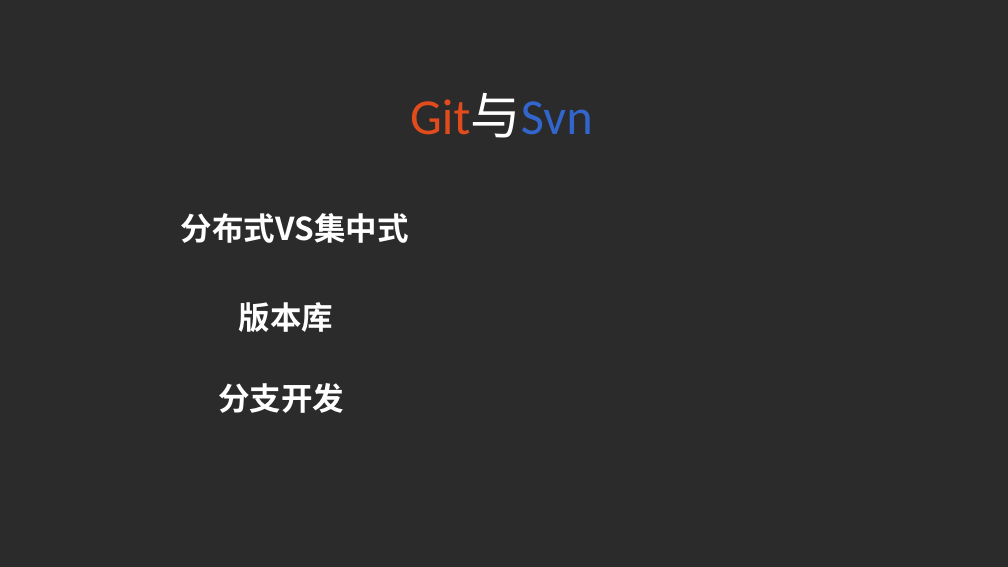
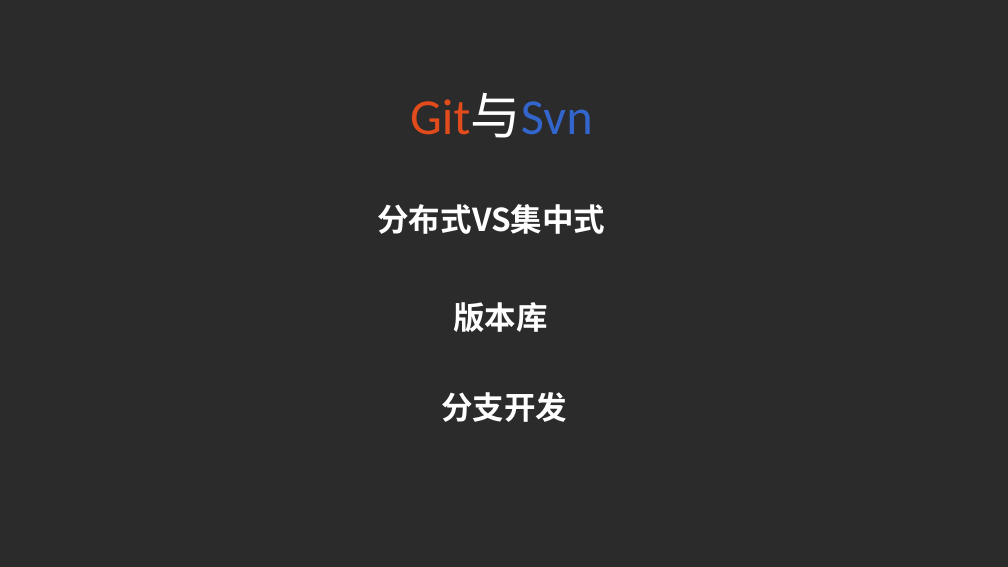
Before and after one commit to liuchangfa/workplace, a slide deck: slide 2 of training/Git/Git.ppt. Drawn at 1008x567 pixels with LibreOffice and Linux fonts; fonts in the diff are those of the drawing; background and template pictures are left out; a plain dark background stands for a picture behind light text. Boxes give left, top, right and bottom in pixels: in the first picture for what was removed or moved away, otherwise in the second. Text is boxed around its words. In the diff, an @@ line names an element or a change of style, - is before the commit and + after.

```diff
--- a/training/Git/Git.ppt
+++ b/training/Git/Git.ppt
@@ text "分布式VS集中式": place and size @@
-text "分布式VS集中式" at [181, 213, 409, 243]
+text "分布式VS集中式" at [377, 204, 605, 234]
@@ text "版本库": place and size @@
-text "版本库" at [239, 302, 334, 332]
+text "版本库" at [453, 302, 548, 332]
@@ text "分支开发": place and size @@
-text "分支开发" at [218, 383, 344, 413]
+text "分支开发" at [441, 392, 567, 422]
```
Also in this commit, not shown: 4 other slides changed, 4 slides added, 14 slides removed, 1 other file.
